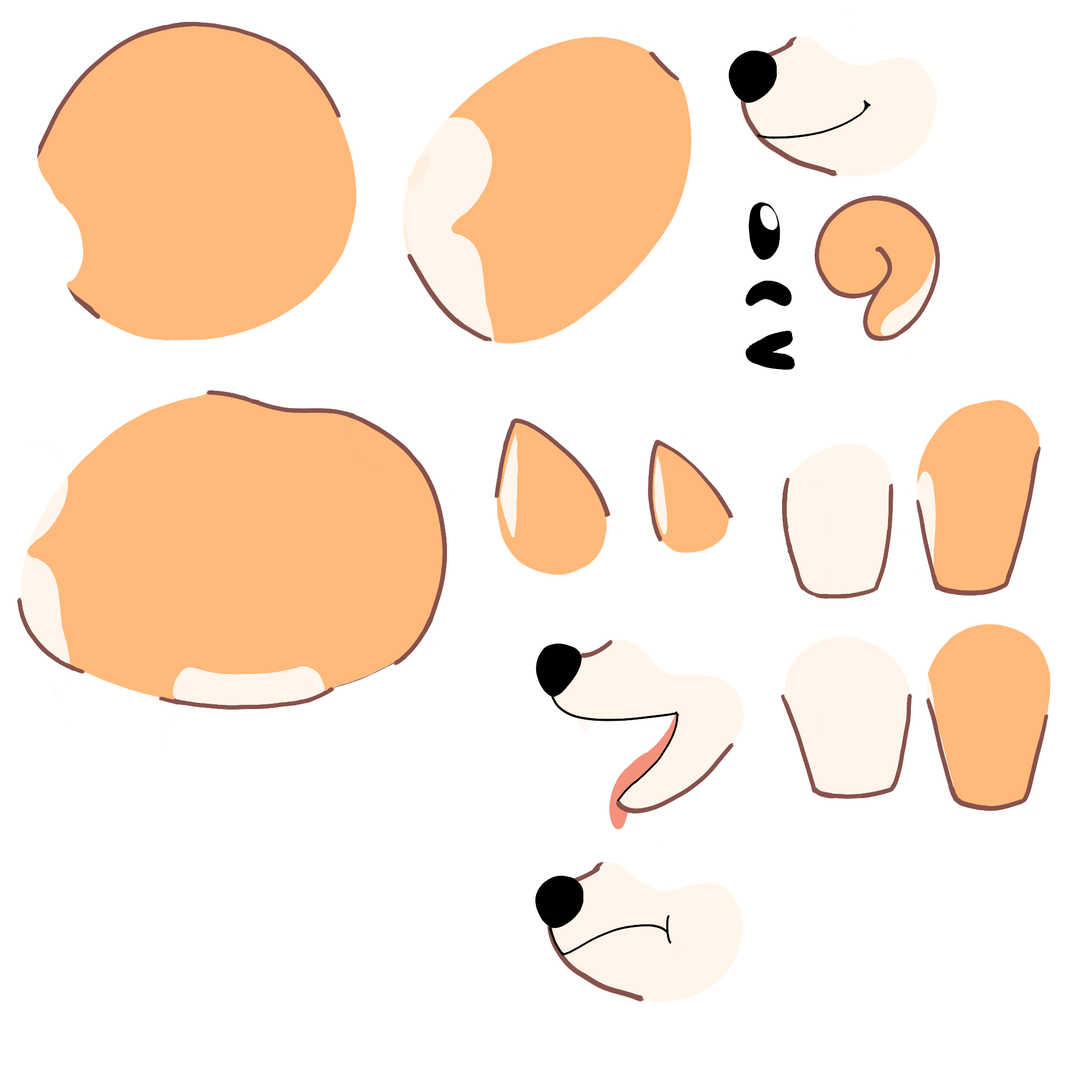
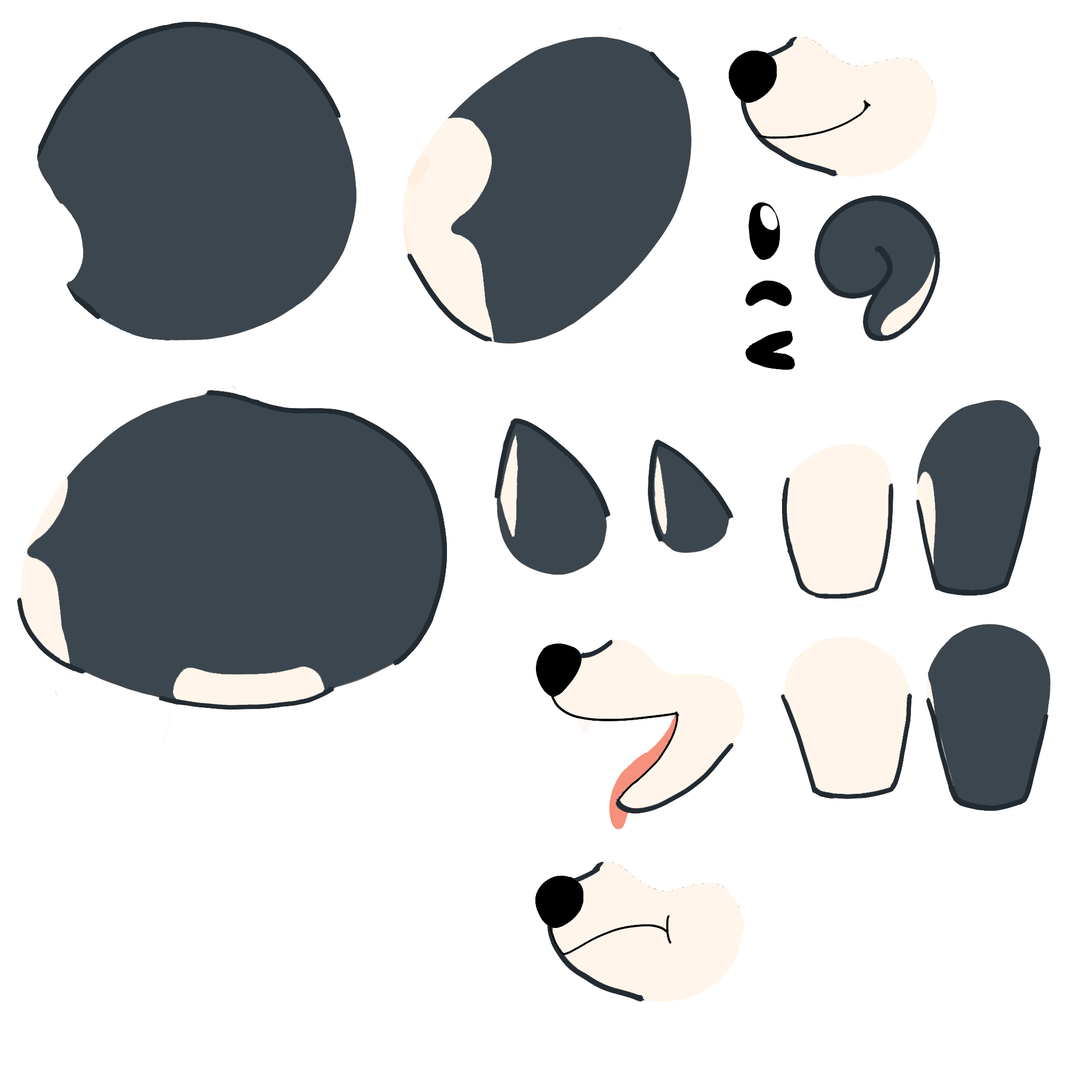
Revision of a layered 1091×1091 image; what changed, layer by layer:
added layer "side copy" above "side" over [left=17, top=13, right=1051, bottom=1003]
